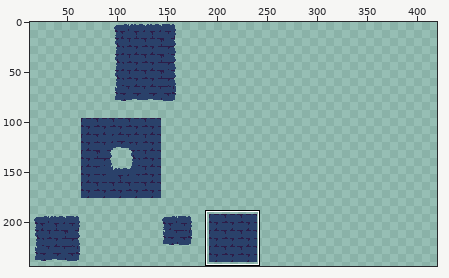
Two versions of one pixel-art file, Assets/Sprites/Tiles/background_bricks.aseprite. The first picture is a wide view before the edit; the outline marks the close-up.
Close-up. Before the commit:
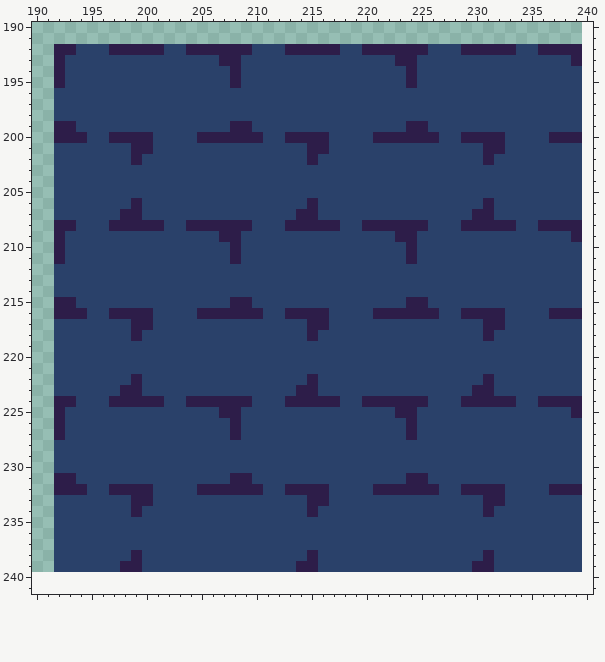
240x240 pixels, 1 frame. Shown: x 190..240, y 190..241. The old version is drawn lined up with the new one, on the new canvas. The wide view leaves out empty margins. The commit also changed other parts of the picture, which this record leaves out.
The same view after the edit:
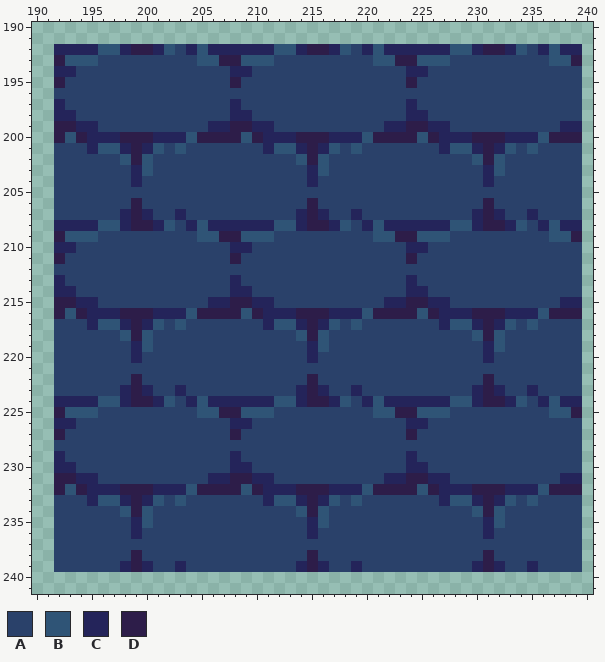
Palette (. is transparent): A #2a416a  B #2f5476  C #24245a  D #2d1d49
Diff:
canvas 240x240 -> 480x480
y 192: x 192..198 DDAAADD -> CCCCBBC; x 201..202 DA -> CB; x 204..214 DDDDDDAAADD -> CBCCCCCCBBC; x 217..218 DA -> CB; x 220..230 DDDDDDAAADD -> CBCCCCCCBBC; x 233..234 DA -> CB; x 236..239 DDDD -> CBCC
y 193: x 193..195 AAA -> BBB; x 205..206 AA -> BB; x 209..211 AAA -> BBB; x 221..222 AA -> BB; x 225..227 AAA -> BBB; x 237..238 AA -> BB
y 194: x 192..193 DA -> CC; x 208..209 DA -> CC; x 224..225 DA -> CC
y 197: x 192 A -> C; x 208 A -> C; x 224 A -> C
y 198: x 192..193 AA -> CC; x 208..209 AA -> CC; x 224..225 AA -> CC
y 199: x 194..195 AA -> CC; x 206..207 AA -> CC; x 210..211 AA -> CC; x 222..223 AA -> CC; x 226..227 AA -> CC; x 238..239 AA -> CC
y 200: x 193 D -> B; x 195..197 AAD -> CCC; x 201..204 AAAA -> CCCB; x 209 D -> B; x 211..213 AAD -> CCC; x 217..220 AAAA -> CCCB; x 225 D -> B; x 227..229 AAD -> CCC; x 233..236 AAAA -> CCCB
y 201: x 195..198 AAAA -> CBBC; x 200..201 DA -> CB; x 203 A -> B; x 211..214 AAAA -> CBBC; x 216..217 DA -> CB; x 219 A -> B; x 227..230 AAAA -> CBBC; x 232..233 DA -> CB; x 235 A -> B
y 202: x 198 A -> B; x 200 A -> B; x 214 A -> B; x 216 A -> B; x 230 A -> B; x 232 A -> B
y 203: x 199..200 AA -> CB; x 215..216 AA -> CB; x 231..232 AA -> CB
y 204: x 199 A -> C; x 215 A -> C; x 231 A -> C
y 207: x 198 D -> C; x 200 A -> C; x 203 A -> C; x 214 D -> C; x 216 A -> C; x 219 A -> C; x 230 D -> C; x 232 A -> C; x 235 A -> C
y 208: x 192..198 DDAAADD -> CCCCBBC; x 201..202 DA -> CB; x 204..214 DDDDDDAAADD -> CBCCCCCCBBC; x 217..218 DA -> CB; x 220..230 DDDDDDAAADD -> CBCCCCCCBBC; x 233..234 DA -> CB; x 236..239 DDDD -> CBCC
y 209: x 193..195 AAA -> BBB; x 205..206 AA -> BB; x 209..211 AAA -> BBB; x 221..222 AA -> BB; x 225..227 AAA -> BBB; x 237..238 AA -> BB
y 210: x 192..193 DA -> CC; x 208..209 DA -> CC; x 224..225 DA -> CC
y 213: x 192 A -> C; x 208 A -> C; x 224 A -> C
y 214: x 192..193 AA -> CC; x 208..209 AA -> CC; x 224..225 AA -> CC
y 215: x 194..195 AA -> CC; x 206..207 AA -> CC; x 210..211 AA -> CC; x 222..223 AA -> CC; x 226..227 AA -> CC; x 238..239 AA -> CC
y 216: x 193 D -> B; x 195..197 AAD -> CCC; x 201..204 AAAA -> CCCB; x 209 D -> B; x 211..213 AAD -> CCC; x 217..220 AAAA -> CCCB; x 225 D -> B; x 227..229 AAD -> CCC; x 233..236 AAAA -> CCCB
y 217: x 195..198 AAAA -> CBBC; x 200..201 DA -> CB; x 203 A -> B; x 211..214 AAAA -> CBBC; x 216..217 DA -> CB; x 219 A -> B; x 227..230 AAAA -> CBBC; x 232..233 DA -> CB; x 235 A -> B
y 218: x 198 A -> B; x 200 A -> B; x 214 A -> B; x 216 A -> B; x 230 A -> B; x 232 A -> B
y 219: x 199..200 AA -> CB; x 215..216 AA -> CB; x 231..232 AA -> CB
y 220: x 199 A -> C; x 215 A -> C; x 231 A -> C
y 223: x 198 D -> C; x 200 A -> C; x 203 A -> C; x 214 D -> C; x 216 A -> C; x 219 A -> C; x 230 D -> C; x 232 A -> C; x 235 A -> C
y 224: x 192..198 DDAAADD -> CCCCBBC; x 201..202 DA -> CB; x 204..214 DDDDDDAAADD -> CBCCCCCCBBC; x 217..218 DA -> CB; x 220..230 DDDDDDAAADD -> CBCCCCCCBBC; x 233..234 DA -> CB; x 236..239 DDDD -> CBCC
y 225: x 193..195 AAA -> BBB; x 205..206 AA -> BB; x 209..211 AAA -> BBB; x 221..222 AA -> BB; x 225..227 AAA -> BBB; x 237..238 AA -> BB
y 226: x 192..193 DA -> CC; x 208..209 DA -> CC; x 224..225 DA -> CC
y 229: x 192 A -> C; x 208 A -> C; x 224 A -> C
y 230: x 192..193 AA -> CC; x 208..209 AA -> CC; x 224..225 AA -> CC
y 231: x 194..195 AA -> CC; x 206..207 AA -> CC; x 210..211 AA -> CC; x 222..223 AA -> CC; x 226..227 AA -> CC; x 238..239 AA -> CC
y 232: x 193 D -> B; x 195..197 AAD -> CCC; x 201..204 AAAA -> CCCB; x 209 D -> B; x 211..213 AAD -> CCC; x 217..220 AAAA -> CCCB; x 225 D -> B; x 227..229 AAD -> CCC; x 233..236 AAAA -> CCCB
y 233: x 195..198 AAAA -> CBBC; x 200..201 DA -> CB; x 203 A -> B; x 211..214 AAAA -> CBBC; x 216..217 DA -> CB; x 219 A -> B; x 227..230 AAAA -> CBBC; x 232..233 DA -> CB; x 235 A -> B
y 234: x 198 A -> B; x 200 A -> B; x 214 A -> B; x 216 A -> B; x 230 A -> B; x 232 A -> B
y 235: x 199..200 AA -> CB; x 215..216 AA -> CB; x 231..232 AA -> CB
y 236: x 199 A -> C; x 215 A -> C; x 231 A -> C
y 239: x 198 D -> C; x 200 A -> C; x 203 A -> C; x 214 D -> C; x 216 A -> C; x 219 A -> C; x 230 D -> C; x 232 A -> C; x 235 A -> C
